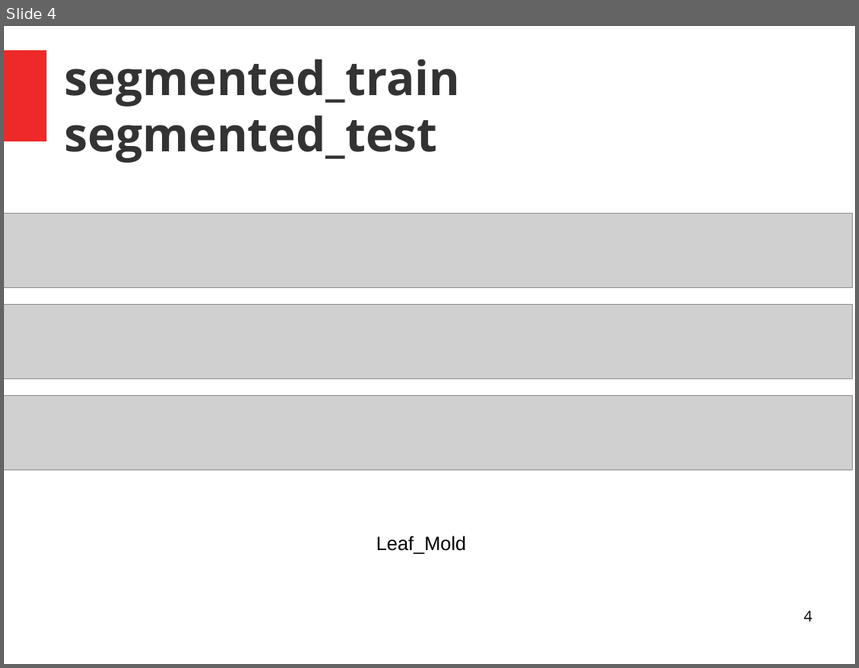
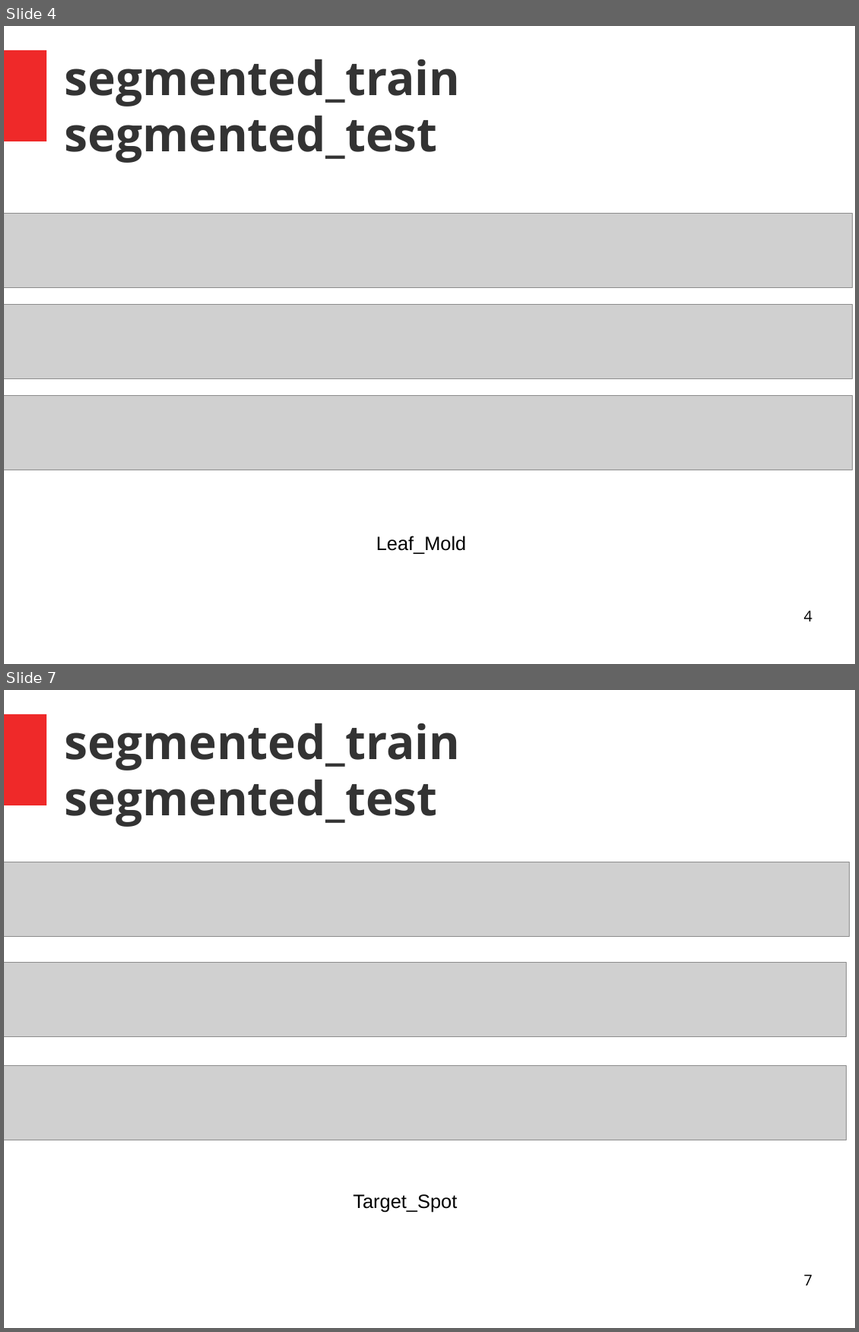
Before and after one commit to jarvis0/tomato-diseases, a slide deck: DL/model_evaluations/segmented_train/segmented_train (copy).odp. Shown one above the other, each under a label of ours: slide 4 before the commit, slides 4 and 7 after it; the slides between them are not shown. The pictures are 859x668 and 859x1332 pixels, drawn with LibreOffice and Linux fonts; fonts in the diff are those of the drawing; grey boxes stand for pictures. Boxes give left, top, right and bottom in pixels: in the first picture for what was removed or moved away, otherwise in the second. Text is boxed around its words. In the diff, an @@ line names an element or a change of style, - is before the commit and + after.

```diff
--- a/DL/model_evaluations/segmented_train/segmented_train (copy).odp
+++ b/DL/model_evaluations/segmented_train/segmented_train (copy).odp
@@ slide 7 added at <box>4,690,855,1328</box>, background #FFFFFF; not listed: 1 template element that a slide beside it also shows @@
@@ title added at <box>65,723,460,827</box>, 44 pt, text #333333, bold @@
+segmented_train
+segmented_test
@@ picture added at <box>4,863,850,936</box> @@
@@ picture added at <box>4,963,847,1037</box> @@
@@ picture added at <box>4,1066,847,1141</box> @@
@@ text added at <box>353,1195,457,1213</box>, 18 pt, text #000000 @@
+Target_Spot
@@ page number added at <box>804,1275,813,1286</box>, 14 pt, text #000000 @@
+7
```
Also in this commit, not shown: 3 slides changed, 2 other slides added, 20 other files.
